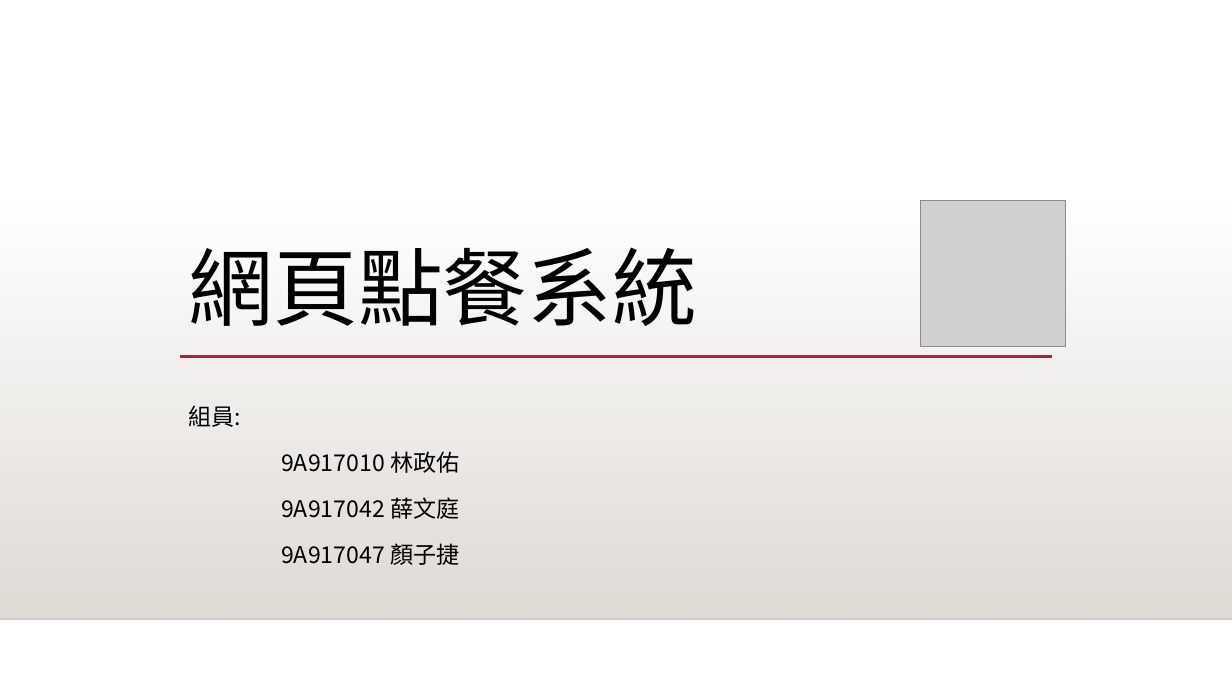
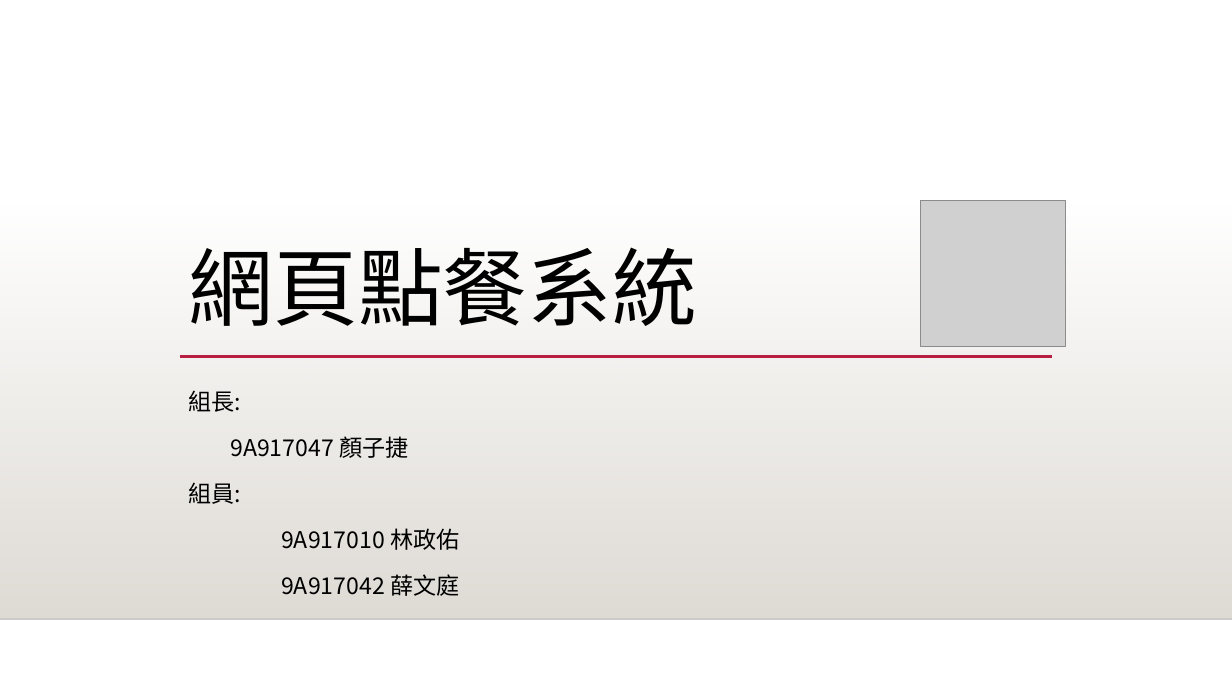
Before and after one commit to s8591120/ordersystem, a slide deck: slide 1 of 網頁點餐系統.pptx. Drawn at 1232x693 pixels with LibreOffice and Linux fonts; fonts in the diff are those of the drawing; grey boxes stand for pictures; background and template pictures are left out. Boxes give left, top, right and bottom in pixels: in the first picture for what was removed or moved away, otherwise in the second. Text is boxed around its words. In the diff, an @@ line names an element or a change of style, - is before the commit and + after.

```diff
--- a/網頁點餐系統.pptx
+++ b/網頁點餐系統.pptx
@@ text "組長:": place and size @@
-text "組長:" at [189, 405, 459, 565]
+text "組長:" at [189, 390, 459, 596]
@@ text at [189, 390, 408, 458]: paragraphs added @@
+組長:
+9A917047 顏子捷
@@ text at [281, 543, 459, 565]: paragraph removed @@
-9A917047 顏子捷
```
Also in this commit, not shown: 10 other slides changed, 1 slide added, 1 other file.
